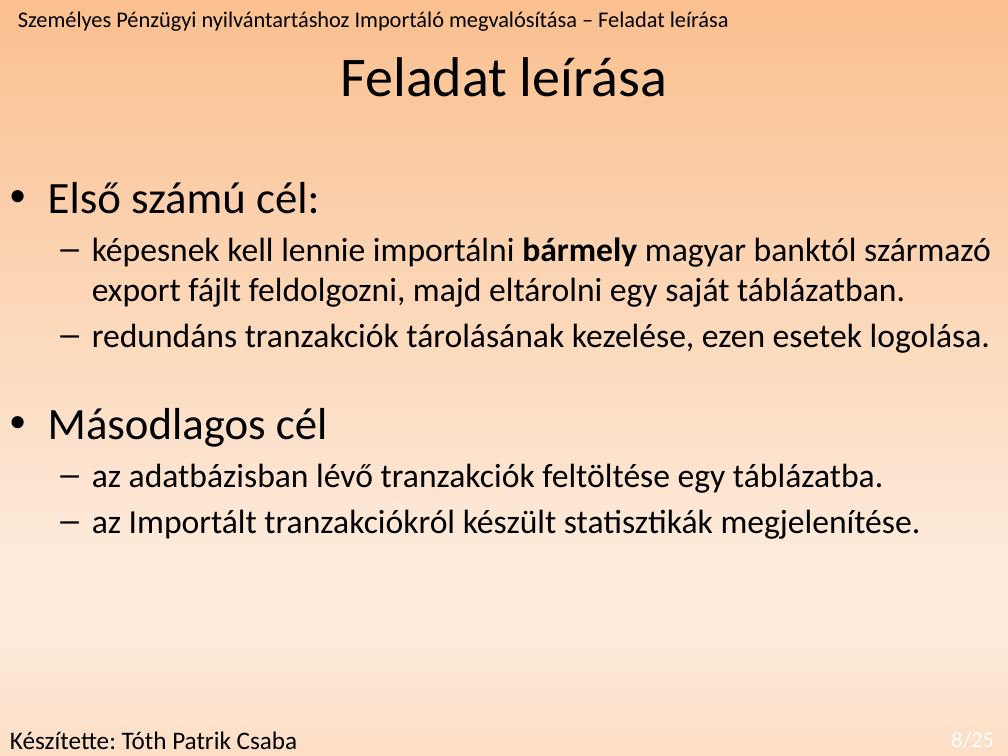
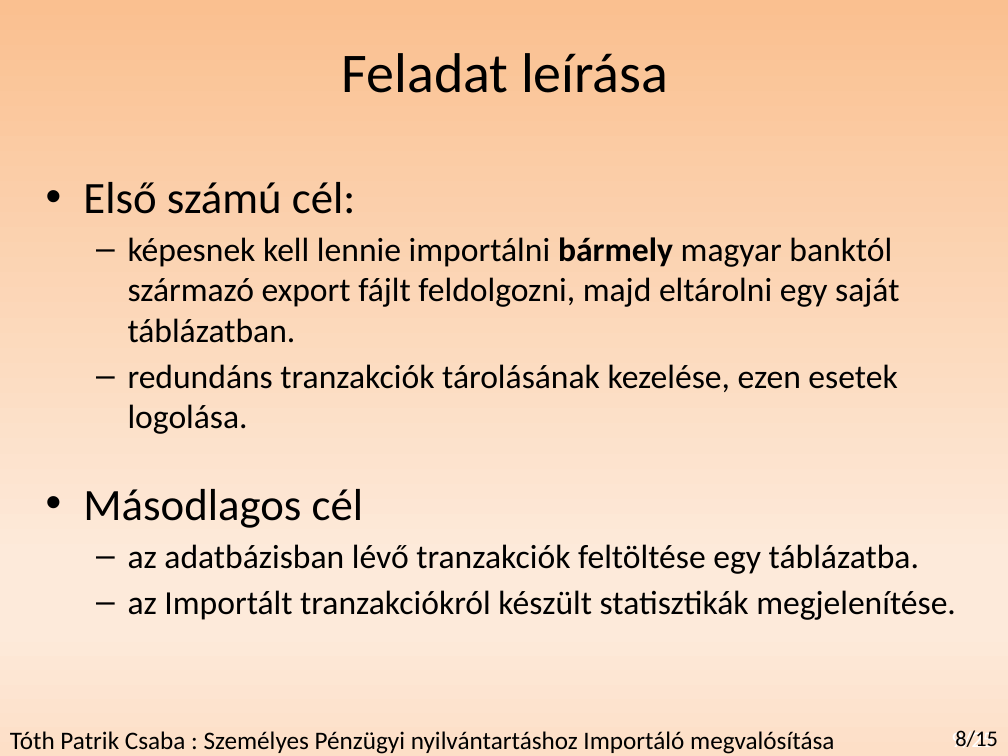
Before and after one commit to redizaar/MoneyManager, a slide deck: slide 9 of féléveselőadás_szakdoga.pptx (slide 8 before the commit). Drawn at 1008x756 pixels with LibreOffice and Linux fonts; fonts in the diff are those of the drawing. Boxes give left, top, right and bottom in pixels: in the first picture for what was removed or moved away, otherwise in the second. Text is boxed around its words. In the diff, an @@ line names an element or a change of style, - is before the commit and + after.

```diff
--- a/féléveselőadás_szakdoga.pptx
+++ b/féléveselőadás_szakdoga.pptx
@@ text "Feladat leírása": place and size @@
-text "Feladat leírása" at <box>341,57,667,97</box>
+text "Feladat leírása" at <box>342,53,668,93</box>
@@ text removed at <box>18,11,729,31</box> @@
-Személyes Pénzügyi nyilvántartáshoz Importáló megvalósítása – Feladat leírása
@@ text "Első számú cél:" rewrapped from <box>48,182,991,539</box> to <box>83,182,956,620</box> @@
@@ text at <box>10,731,834,754</box>: text changed @@
-Készítette: Tóth Patrik Csaba
+Tóth Patrik Csaba : Személyes Pénzügyi nyilvántartáshoz Importáló megvalósítása
@@ page number added at <box>951,730,994,748</box>, 16 pt, text #FFFFFF @@
+9/25
@@ text added at <box>955,730,998,748</box>, 16 pt, text #000000 @@
+8/15
```
Also in this commit, not shown: 14 other slides changed, 2 slides added, 1 slide removed, 1 other file.
